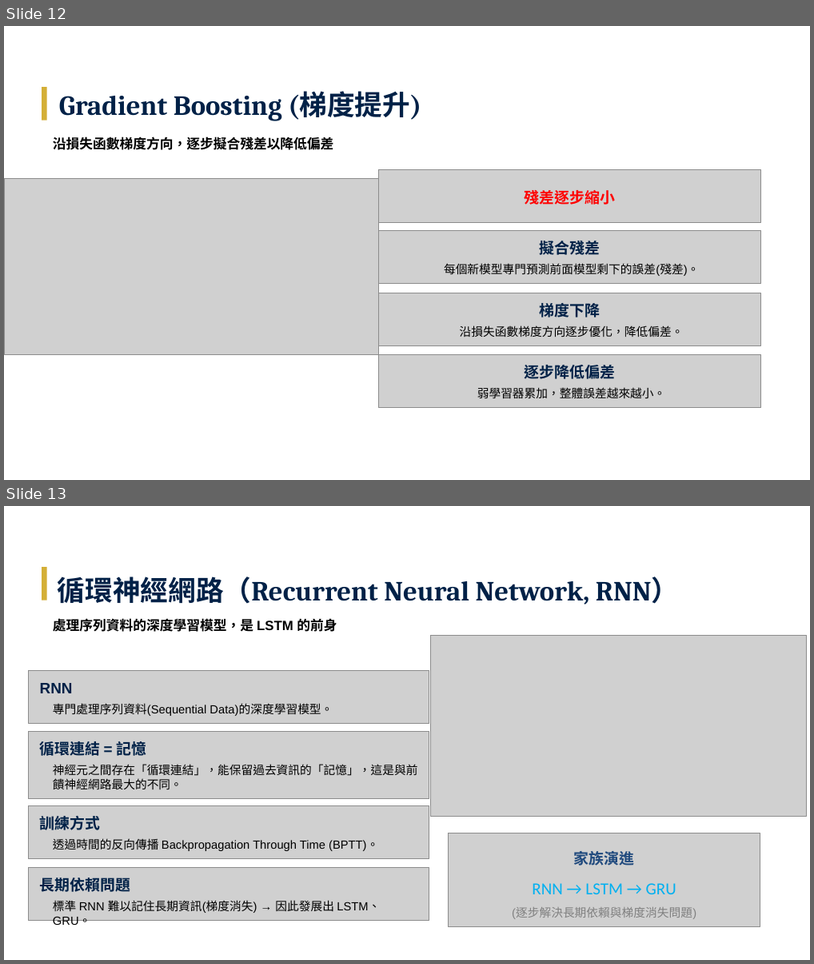
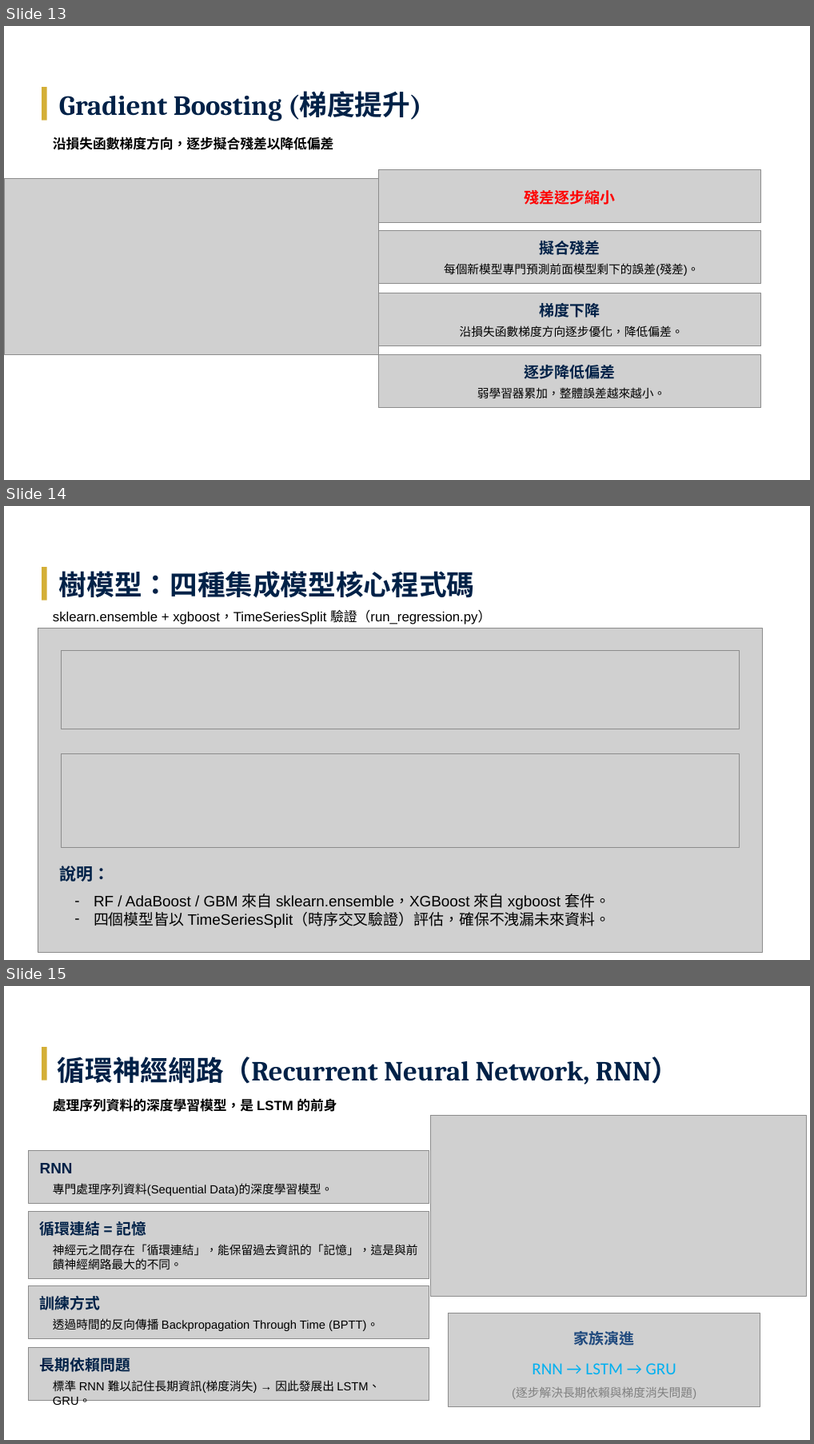
Before and after one commit to Tzu-Lin/ETF-AI-Project, a slide deck: 林子瑜-LLM_ETF_修訂五版_v20260609.pptx. Shown one above the other, each under a label of ours: slides 12 and 13 before the commit, slides 13, 14 and 15 after it. The pictures are 814x964 and 814x1444 pixels, drawn with LibreOffice and Linux fonts; fonts in the diff are those of the drawing; grey boxes stand for pictures. Boxes give left, top, right and bottom in pixels: in the first picture for what was removed or moved away, otherwise in the second. Text is boxed around its words. In the diff, an @@ line names an element or a change of style, - is before the commit and + after.

```diff
--- a/林子瑜-LLM_ETF_修訂五版_v20260609.pptx
+++ b/林子瑜-LLM_ETF_修訂五版_v20260609.pptx
@@ slide 14 added at (4, 506, 810, 960), background #FFFFFF @@
@@ rectangle added at (42, 567, 46, 600), fill #D4AF37 @@
@@ text added at (59, 571, 475, 598), 33 pt, text #002147, bold @@
+樹模型：四種集成模型核心程式碼
@@ text added at (53, 609, 491, 624), 16 pt, text #000000 @@
+sklearn.ensemble + xgboost，TimeSeriesSplit 驗證（run_regression.py）
@@ picture added at (38, 628, 762, 952) @@
@@ picture added at (61, 651, 740, 728) @@
@@ picture added at (61, 753, 740, 847) @@
@@ text added at (60, 865, 110, 881), 20 pt, text #002147, bold @@
+說明：
@@ text added at (94, 893, 611, 928), 18 pt, text #000000 @@
+– RF / AdaBoost / GBM 來自 sklearn.ensemble，XGBoost 來自 xgboost 套件。
+– 四個模型皆以 TimeSeriesSplit（時序交叉驗證）評估，確保不洩漏未來資料。
@@ what was slide 12 is now slide 13 @@
@@ what was slide 13 is now slide 15 @@
```
Also in this commit, not shown: 3 other slides added.
